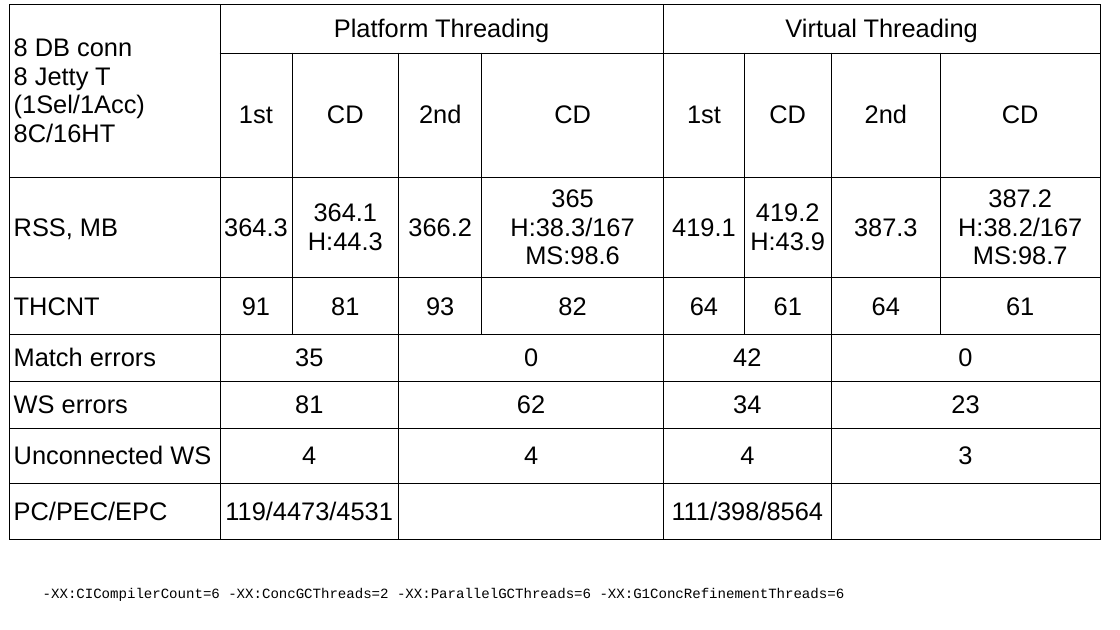
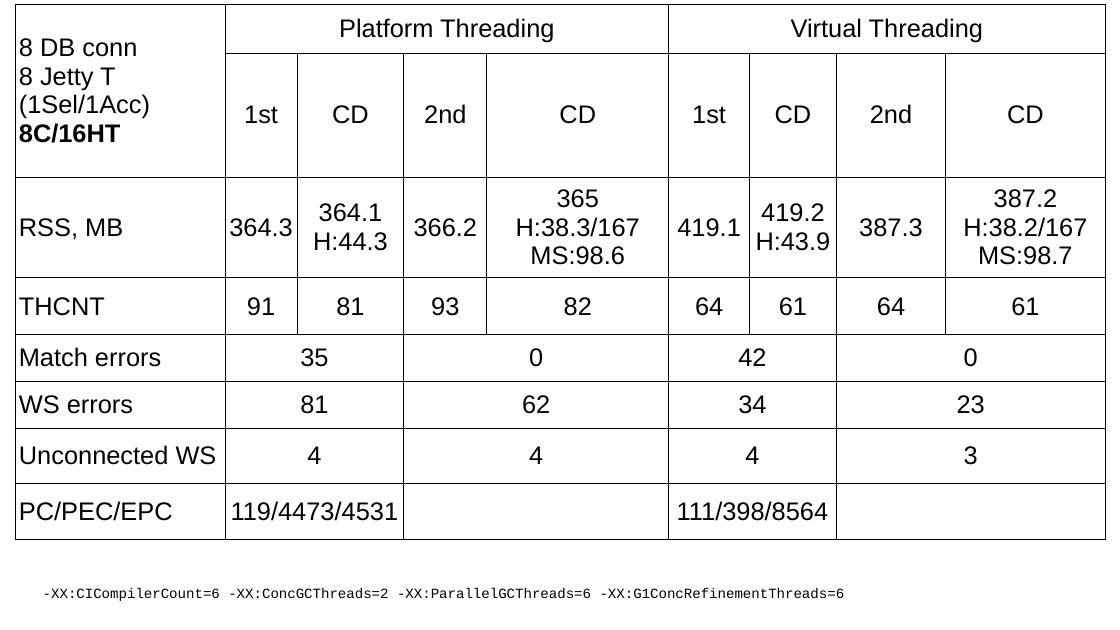
Before and after one commit to ettavolt/vt-talk, a slide deck: slide 8 of presentation/VirtualThreads.odp. Drawn at 1120x630 pixels with LibreOffice and Linux fonts; fonts in the diff are those of the drawing. Boxes give left, top, right and bottom in pixels: in the first picture for what was removed or moved away, otherwise in the second. Text is boxed around its words. In the diff, an @@ line names an element or a change of style, - is before the commit and + after.

```diff
--- a/presentation/VirtualThreads.odp
+++ b/presentation/VirtualThreads.odp
@@ table at (15, 4, 1107, 537) @@
@@ bold on in "8C/16HT" @@
@@ table: place and size @@
-table at (10, 4, 1102, 537)
+table at (15, 4, 1107, 537)
```
Also in this commit, not shown: 1 other slide changed, 2 slides added, 1 other file.
